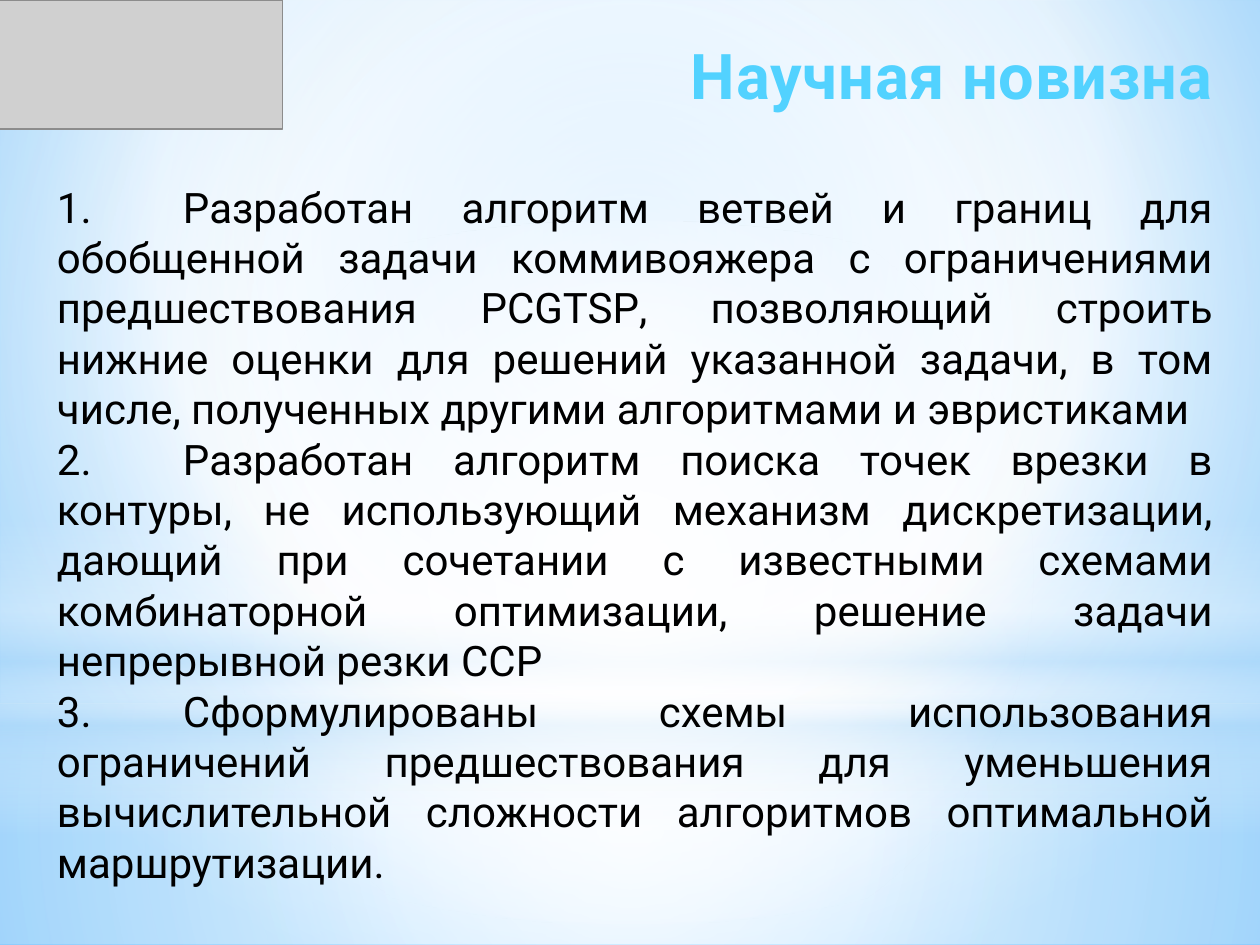
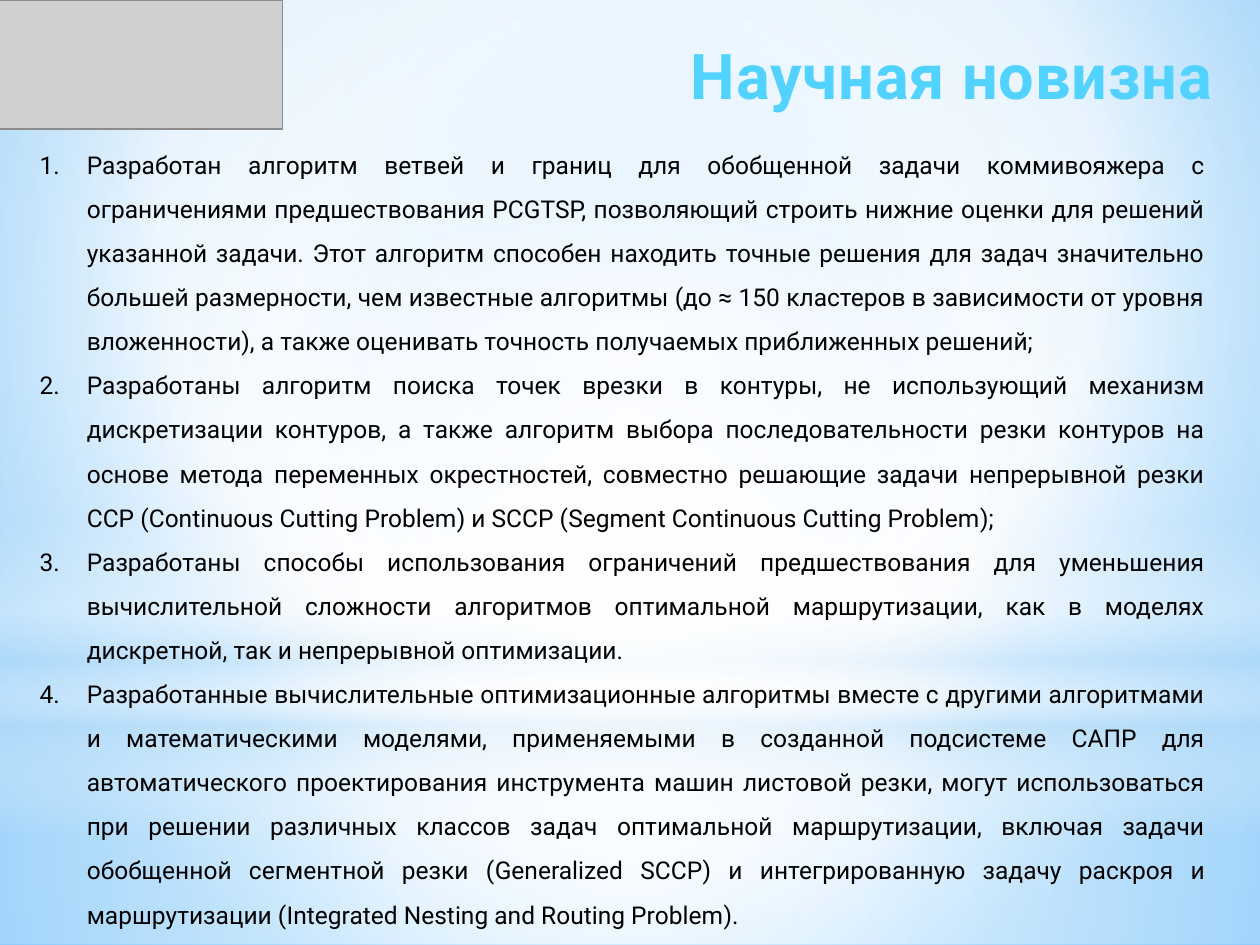
Before and after one commit to ukoloff/these, a slide deck: slide 5 of docx/К заседанию/30 Доклад.pptx. Drawn at 1260x945 pixels with LibreOffice and Linux fonts; fonts in the diff are those of the drawing; grey boxes stand for pictures. Boxes give left, top, right and bottom in pixels: in the first picture for what was removed or moved away, otherwise in the second. Text is boxed around its words. In the diff, an @@ line names an element or a change of style, - is before the commit and + after.

```diff
--- a/docx/К заседанию/30 Доклад.pptx
+++ b/docx/К заседанию/30 Доклад.pptx
@@ text at (87,155,1205,929): text changed; size 24 to 14 pt @@
-1. Разработан алгоритм ветвей и границ для обобщенной задачи коммивояжера с ограничениями предшествования PCGTSP, позволяющий строить нижние оценки для решений указанной задачи, в том числе, полученных другими алгоритмами и эвристиками
-2. Разработан алгоритм поиска точек врезки в контуры, не использующий механизм дискретизации, дающий при сочетании с известными схемами комбинаторной оптимизации, решение задачи непрерывной резки CCP
-3. Сформулированы схемы использования ограничений предшествования для уменьшения вычислительной сложности алгоритмов оптимальной маршрутизации.
+1. Разработан алгоритм ветвей и границ для обобщенной задачи коммивояжера с ограничениями предшествования PCGTSP, позволяющий строить нижние оценки для решений указанной задачи. Этот алгоритм способен находить точные решения для задач значительно большей размерности, чем известные алгоритмы (до ≈ 150 кластеров в зависимости от уровня вложенности), а также оценивать точность получаемых приближенных решений;
+2. Разработаны алгоритм поиска точек врезки в контуры, не использующий механизм дискретизации контуров, а также алгоритм выбора последовательности резки контуров на основе метода переменных окрестностей, совместно решающие задачи непрерывной резки CCP (Continuous Cutting Problem) и SCCP (Segment Continuous Cutting Problem);
+3. Разработаны способы использования ограничений предшествования для уменьшения вычислительной сложности алгоритмов оптимальной маршрутизации, как в моделях дискретной, так и непрерывной оптимизации.
+4. Разработанные вычислительные оптимизационные алгоритмы вместе с другими алгоритмами и математическими моделями, применяемыми в созданной подсистеме САПР для автоматического проектирования инструмента машин листовой резки, могут использоваться при решении различных классов задач оптимальной маршрутизации, включая задачи обобщенной сегментной резки (Generalized SCCP) и интегрированную задачу раскроя и маршрутизации (Integrated Nesting and Routing Problem).
```
Also in this commit, not shown: 5 other slides changed, 4 slides removed.
